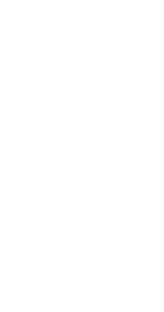
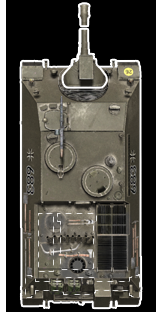
Before/after of a 164 × 312 layered artwork. What changed in the layer stack:
hid "Layer 4" over [6, 0, 156, 312]
painted on "Lines" over [25, 10, 140, 299]
added layer "Layer 8" above "Layer 7" over [63, 4, 106, 87]
added layer "Layer 7" above "Gun" over [21, 4, 141, 308]
hid "Gun" over [82, 102, 86, 148]
hid "Turret" over [57, 136, 111, 190]
hid "Layer 6" over [31, 4, 134, 308]
